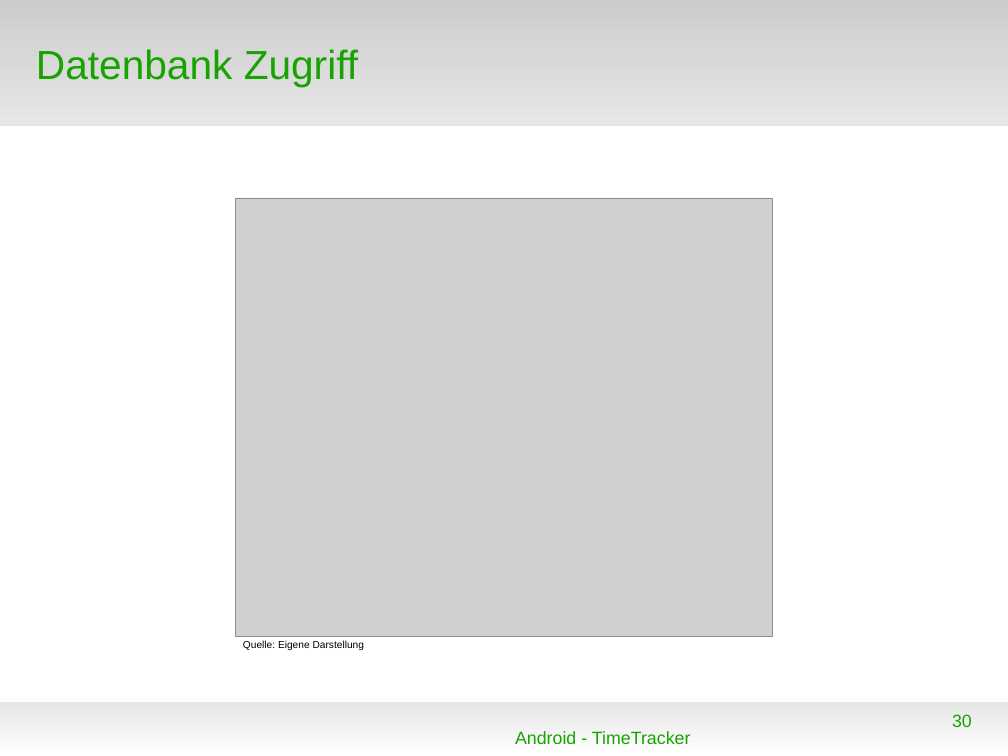
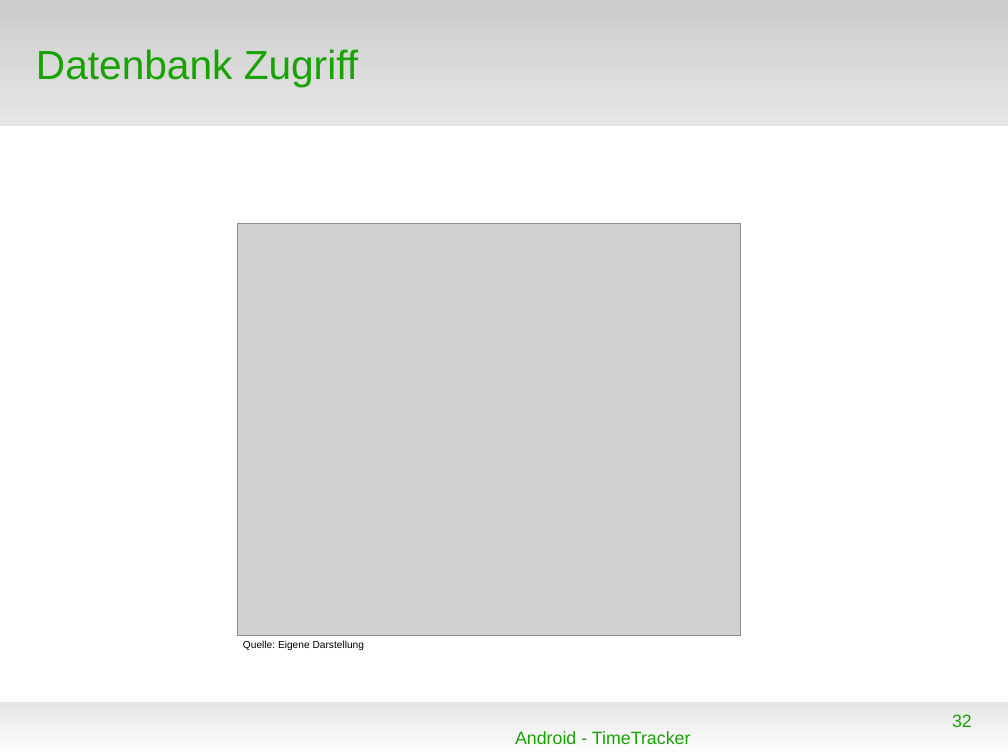
Before and after one commit to floriandrs/presentation, a slide deck: slide 32 of vortrag.odp (slide 30 before the commit). Drawn at 1008x756 pixels with LibreOffice and Linux fonts; fonts in the diff are those of the drawing; grey boxes stand for pictures; background and template pictures are left out. Boxes give left, top, right and bottom in pixels: in the first picture for what was removed or moved away, otherwise in the second. Text is boxed around its words. In the diff, an @@ line names an element or a change of style, - is before the commit and + after.

```diff
--- a/vortrag.odp
+++ b/vortrag.odp
@@ picture: place and size @@
-picture at [236, 198, 773, 638]
+picture at [238, 224, 741, 636]
@@ page number at [952, 714, 972, 727]: text changed @@
-30
+32
```
Also in this commit, not shown: 9 other slides changed, 3 slides added, 1 slide removed, 7 other files.
